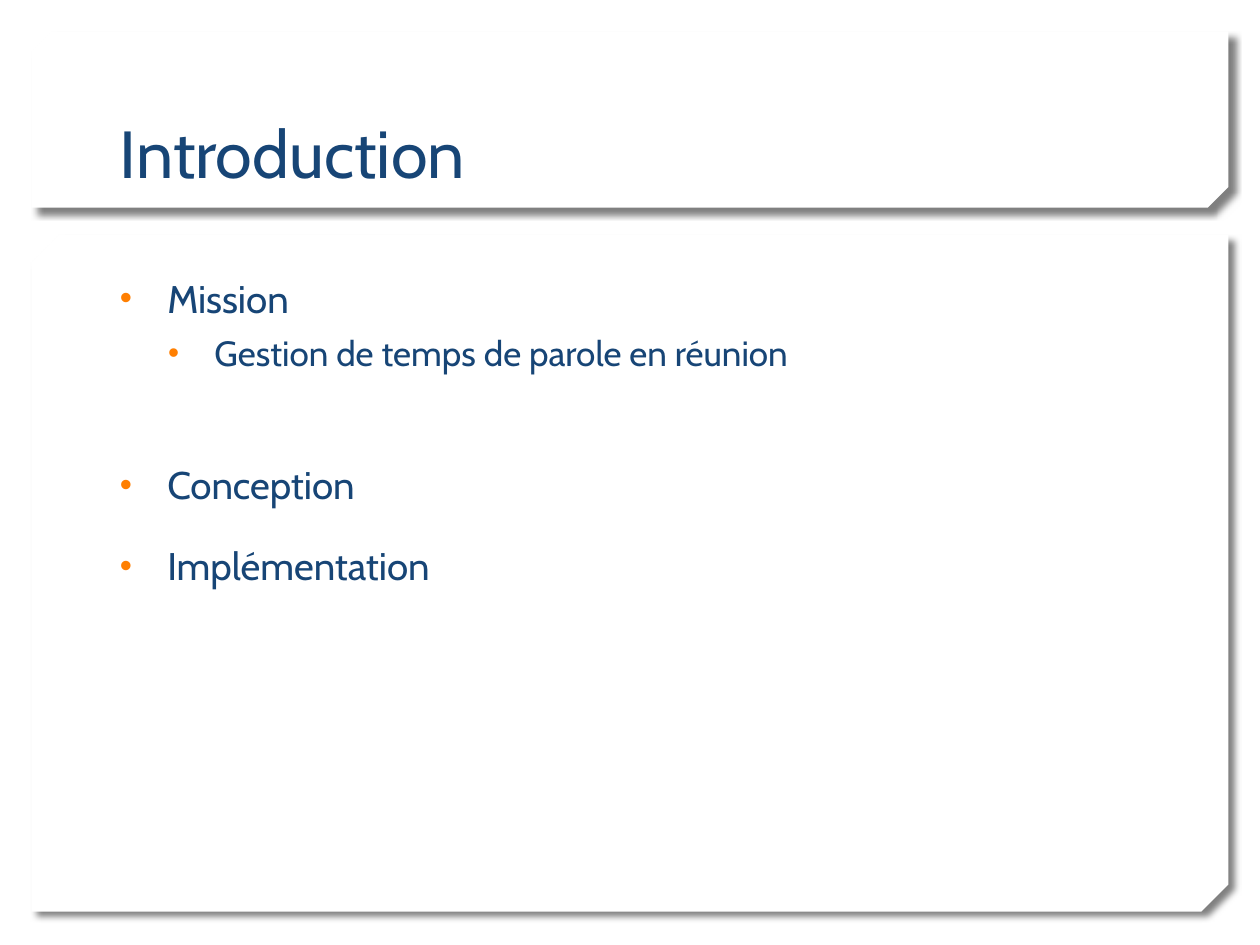
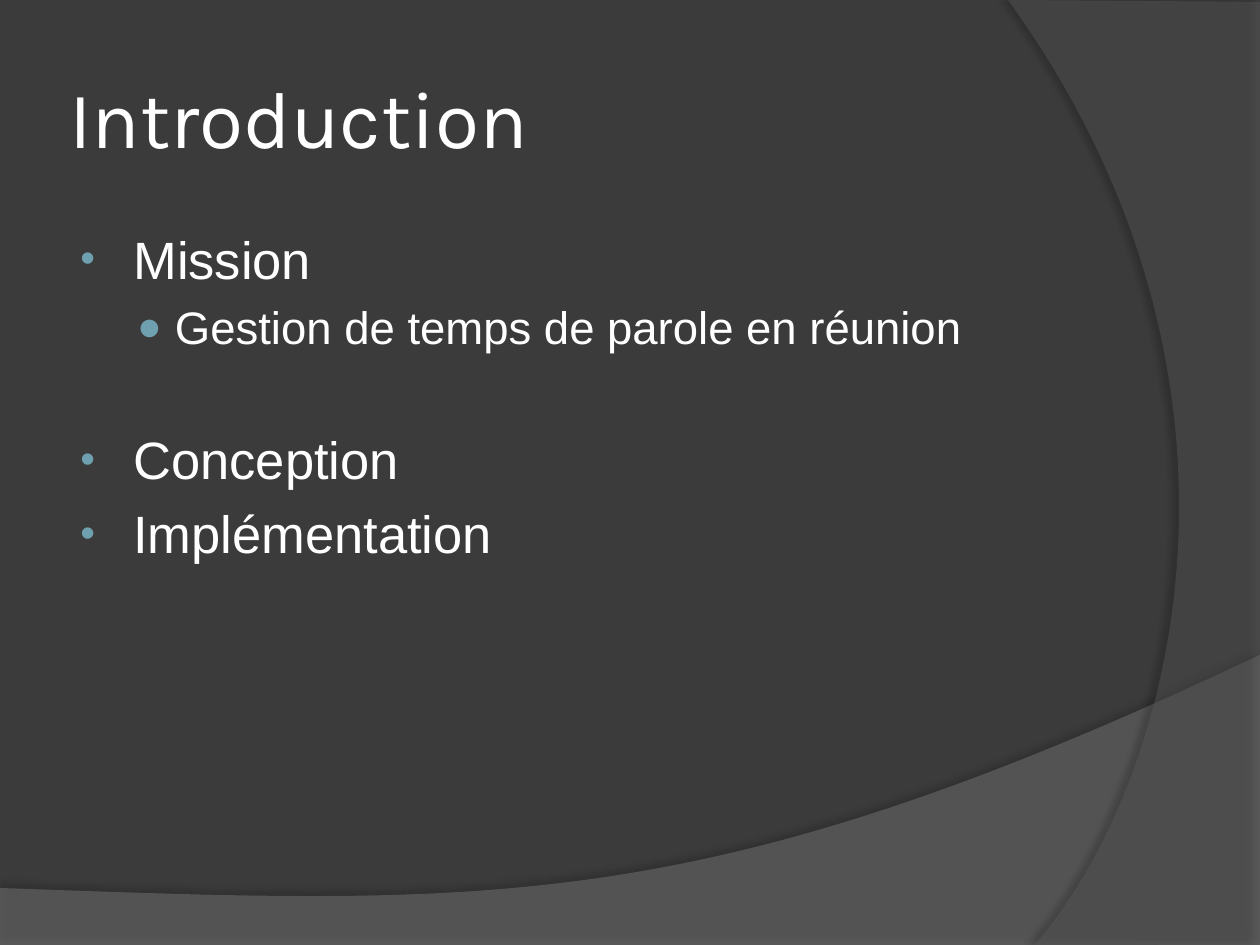
Before and after one commit to captainbulle/taketalk, a slide deck: slide 3 of public/presentation.pptx. Drawn at 1260x945 pixels with LibreOffice and Linux fonts; fonts in the diff are those of the drawing; background and template pictures are left out. Boxes give left, top, right and bottom in pixels: in the first picture for what was removed or moved away, otherwise in the second. Text is boxed around its words. In the diff, an @@ line names an element or a change of style, - is before the commit and + after.

```diff
--- a/public/presentation.pptx
+++ b/public/presentation.pptx
@@ background picture (left out) to #3B3B3B @@
@@ freeform shape added at [1008, 0, 1260, 945], fill #5E5E5E at 40% opacity @@
@@ snip diag rect removed at [32, 32, 1228, 208] @@
@@ title "Introduction": place and size @@
-title "Introduction" at [120, 128, 465, 179]
+title "Introduction" at [69, 92, 528, 149]
@@ title "Introduction" at [69, 92, 528, 149]: size 38 to 46 pt, font Cabin to Karla, text colour #174576 to #FFFFFF; vertical alignment bottom to middle @@
@@ snip diag rect removed at [32, 236, 1228, 912] @@
@@ text "Mission": place and size @@
-text "Mission" at [167, 286, 788, 590]
+text "Mission" at [133, 241, 961, 564]
@@ text "Mission" at [133, 241, 961, 564]: size 22 to 30 pt in "Mission", "Conception", "Implémentation"; font Cabin to Arial, text colour #174576 to #FFFFFF; size 20 to 26 pt in "Gestion de temps de parole en réunion"; indent changed; less space between paragraphs; bullet colour #FF7F01 to #6EA0B0; bullet • to ● @@
@@ freeform shape added at [0, 655, 1260, 945], fill #7F7F7F at 45% opacity @@
```
Also in this commit, not shown: 2 other slides changed, 4 other files.
